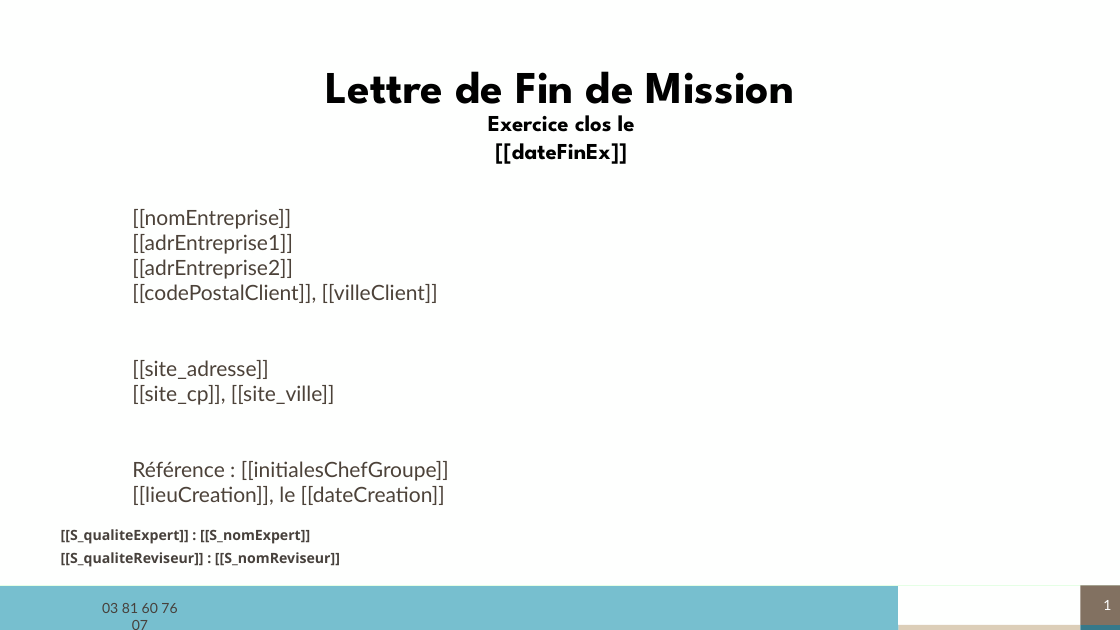
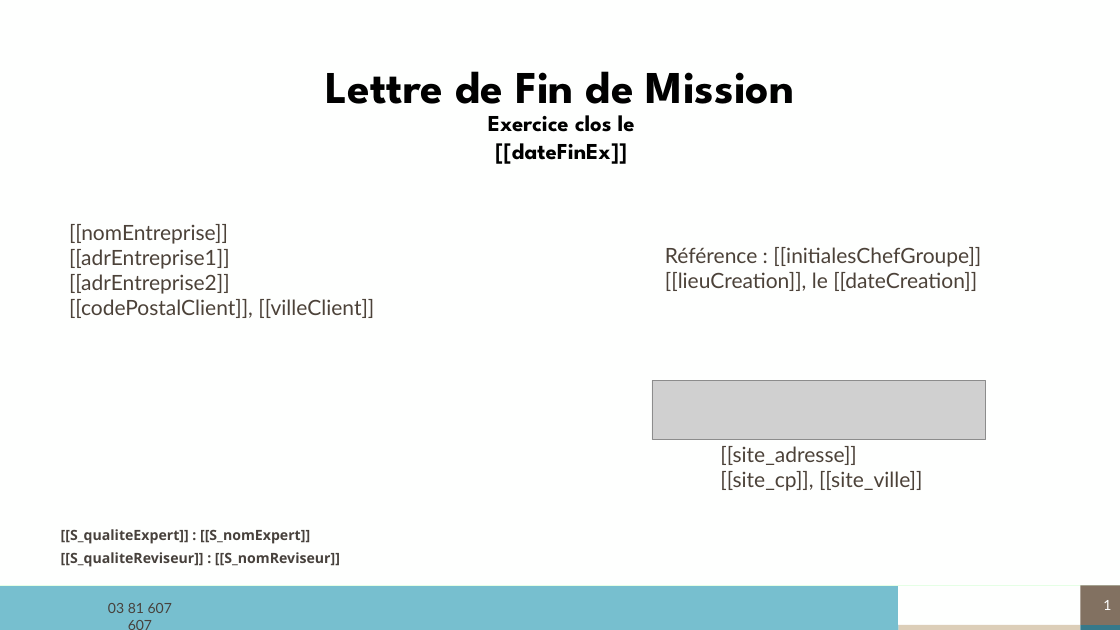
Before and after one commit to ldebouche/Projet1_lettre_fin_de_mission, a slide deck: slide 1 of backend/src/templates/modele_complet.pptm. Drawn at 1120x630 pixels with LibreOffice and Linux fonts; fonts in the diff are those of the drawing; grey boxes stand for pictures; background and template pictures are left out. Boxes give left, top, right and bottom in pixels: in the first picture for what was removed or moved away, otherwise in the second. Text is boxed around its words. In the diff, an @@ line names an element or a change of style, - is before the commit and + after.

```diff
--- a/backend/src/templates/modele_complet.pptm
+++ b/backend/src/templates/modele_complet.pptm
@@ text "[[nomEntreprise]]": place and size @@
-text "[[nomEntreprise]]" at [132, 209, 449, 505]
+text "[[nomEntreprise]]" at [69, 224, 374, 318]
@@ text added at [665, 247, 981, 291], 18 pt, text #4C4239 @@
+Référence : [[initialesChefGroupe]]
+[[lieuCreation]], le [[dateCreation]]
@@ text at [132, 360, 449, 505]: paragraphs removed @@
-[[site_adresse]]
-[[site_cp]], [[site_ville]]
-Référence : [[initialesChefGroupe]]
-[[lieuCreation]], le [[dateCreation]]
@@ picture added at [652, 381, 986, 440] @@
@@ text added at [720, 446, 923, 491], 18 pt, text #4C4239 @@
+[[site_adresse]]
+[[site_cp]], [[site_ville]]
@@ text at [108, 603, 172, 613]: spaces changed @@
-03 81 60 76 07
+03 81 607 607
```
Also in this commit, not shown: 19 other slides changed, 20 other files.
